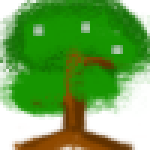
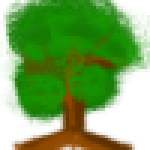
Before/after of a 150×150 layered artwork. What changed in the layer stack:
painted on "Layer #1" over [0, 12, 150, 114]
painted on "Layer" over [6, 33, 114, 111]
painted on "Layer #2" over [0, 0, 150, 129]
